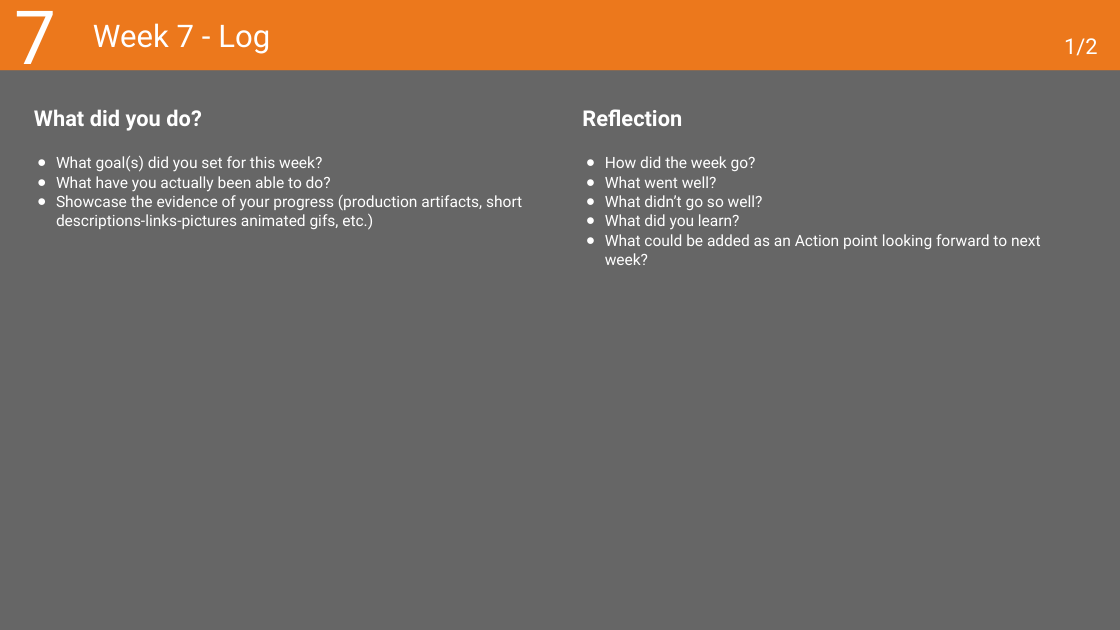
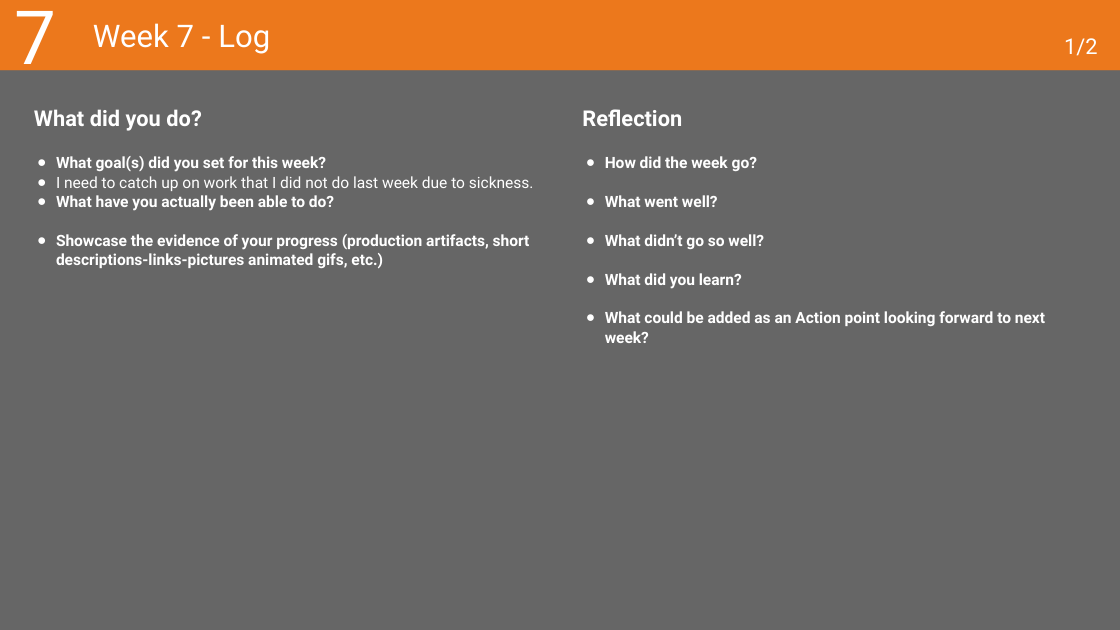
Before and after one commit to MaksBurchard240894/HFG7, a slide deck: slide 21 of Deliverables/Learning Log - Y1B-2024-25_ADSAI.pptx. Drawn at 1120x630 pixels with LibreOffice and Linux fonts; fonts in the diff are those of the drawing. Boxes give left, top, right and bottom in pixels: in the first picture for what was removed or moved away, otherwise in the second. Text is boxed around its words. In the diff, an @@ line names an element or a change of style, - is before the commit and + after.

Commit message:
Week 7 start & organizing

```diff
--- a/Deliverables/Learning Log - Y1B-2024-25_ADSAI.pptx
+++ b/Deliverables/Learning Log - Y1B-2024-25_ADSAI.pptx
@@ text "How did the week go?" at bbox=[605, 156, 1045, 343]: bold on @@
@@ text at bbox=[56, 176, 534, 191]: paragraph added @@
+● I need to catch up on work that I did not do last week due to sickness.
@@ text at bbox=[56, 156, 530, 268]: bold on in "What goal(s) did you set for this ...", "What have you actually been able to ...", "Showcase the evidence of your progress (production ..." @@
```
Also in this commit, not shown: 1 other slide changed, 41 other files.
